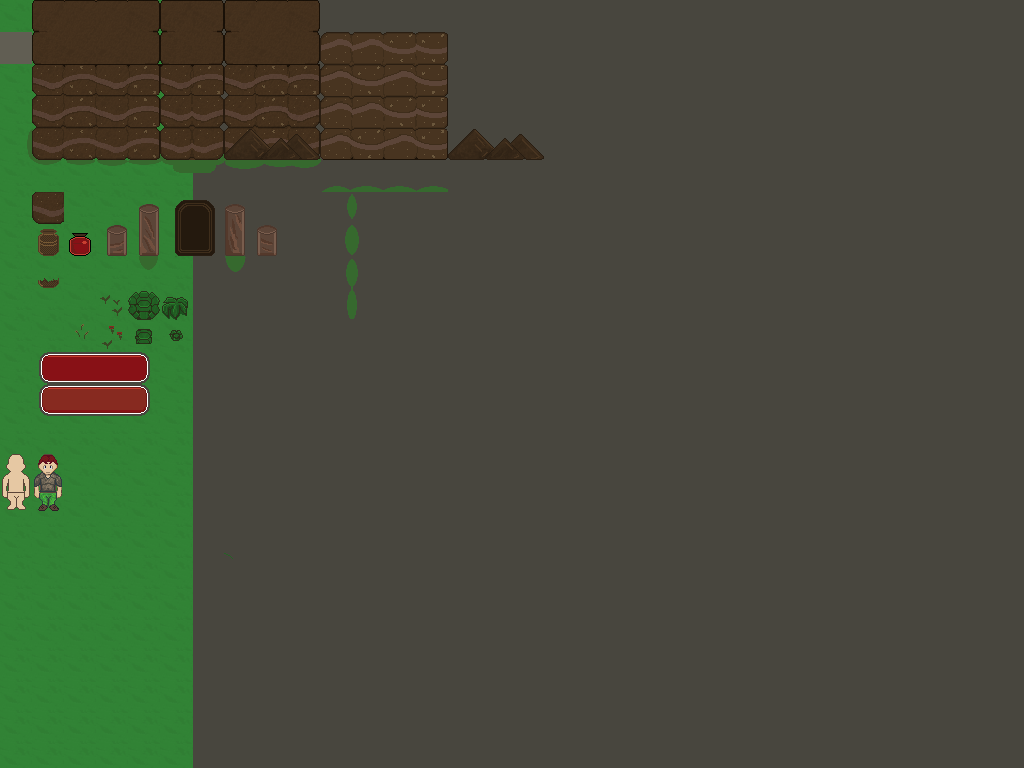
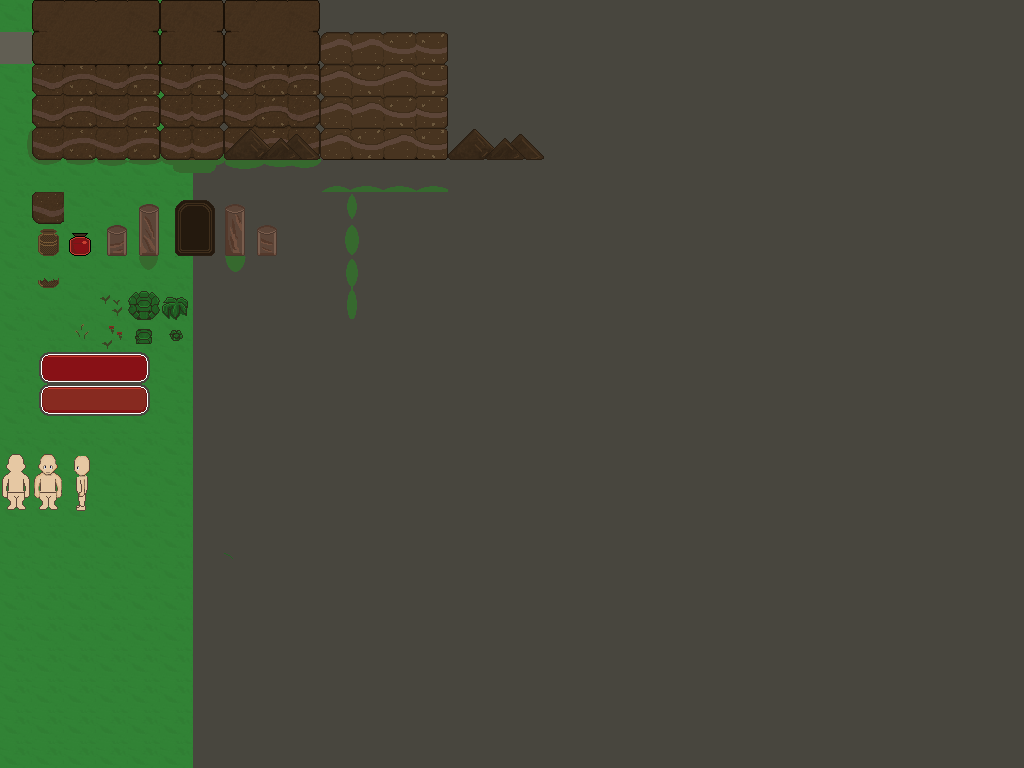
Layers edited between the first and the second 1024 × 768 image:
removed layer "Hero Hair" over bbox(38, 455, 58, 465)
removed layer "Hero clothes" over bbox(34, 472, 62, 507)
removed layer "Shoes Shade" over bbox(38, 504, 59, 511)
removed layer "Shoes Color" over bbox(38, 504, 59, 511)
removed layer "Shoes" over bbox(38, 504, 59, 511)
removed layer "Hero pants shade" over bbox(40, 492, 56, 507)
removed layer "Hero pants color" over bbox(40, 493, 56, 506)
removed layer "Hero clothes shade" over bbox(34, 471, 63, 492)
removed layer "Hero clothes color" over bbox(34, 472, 62, 492)
painted on "Hero shading" over bbox(46, 455, 90, 511)
